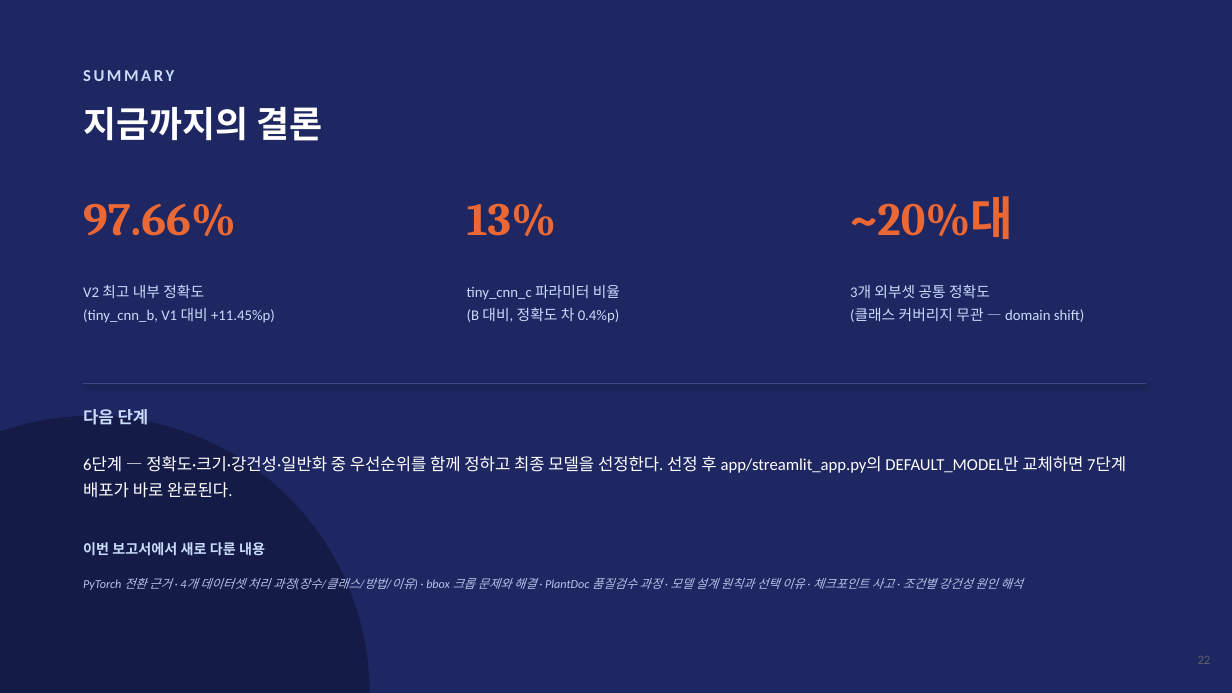
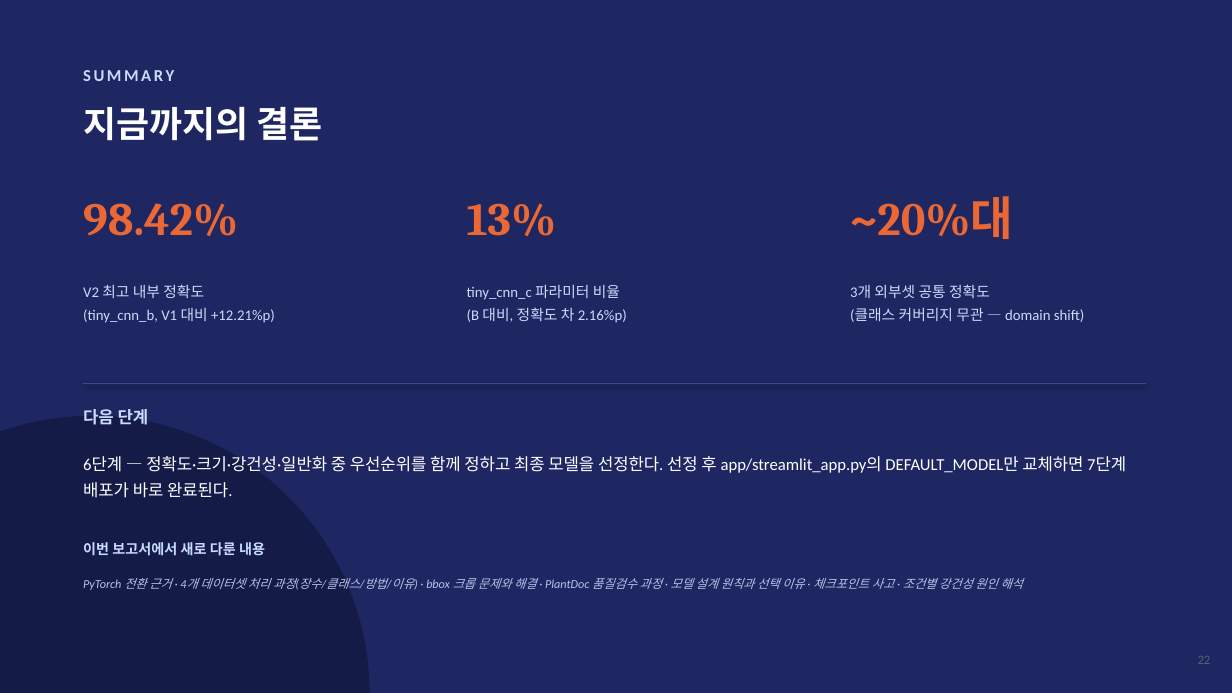
Before and after one commit to sara0813/tomato-disease-v2, a slide deck: slide 23 of docs/CNN_토마토_병해분류_V2_진행보고.pptx. Drawn at 1232x693 pixels with LibreOffice and Linux fonts; fonts in the diff are those of the drawing. Boxes give left, top, right and bottom in pixels: in the first picture for what was removed or moved away, otherwise in the second. Text is boxed around its words. In the diff, an @@ line names an element or a change of style, - is before the commit and + after.

```diff
--- a/docs/CNN_토마토_병해분류_V2_진행보고.pptx
+++ b/docs/CNN_토마토_병해분류_V2_진행보고.pptx
@@ text at bbox=[83, 203, 238, 236]: text changed @@
-97.66%
+98.42%
@@ text at bbox=[83, 308, 275, 323]: text changed @@
-(tiny_cnn_b, V1 대비 +11.45%p)
+(tiny_cnn_b, V1 대비 +12.21%p)
@@ text at bbox=[467, 307, 627, 323]: text changed @@
-(B 대비, 정확도 차 0.4%p)
+(B 대비, 정확도 차 2.16%p)
```
Also in this commit, not shown: 10 other slides changed, 1 other file.
